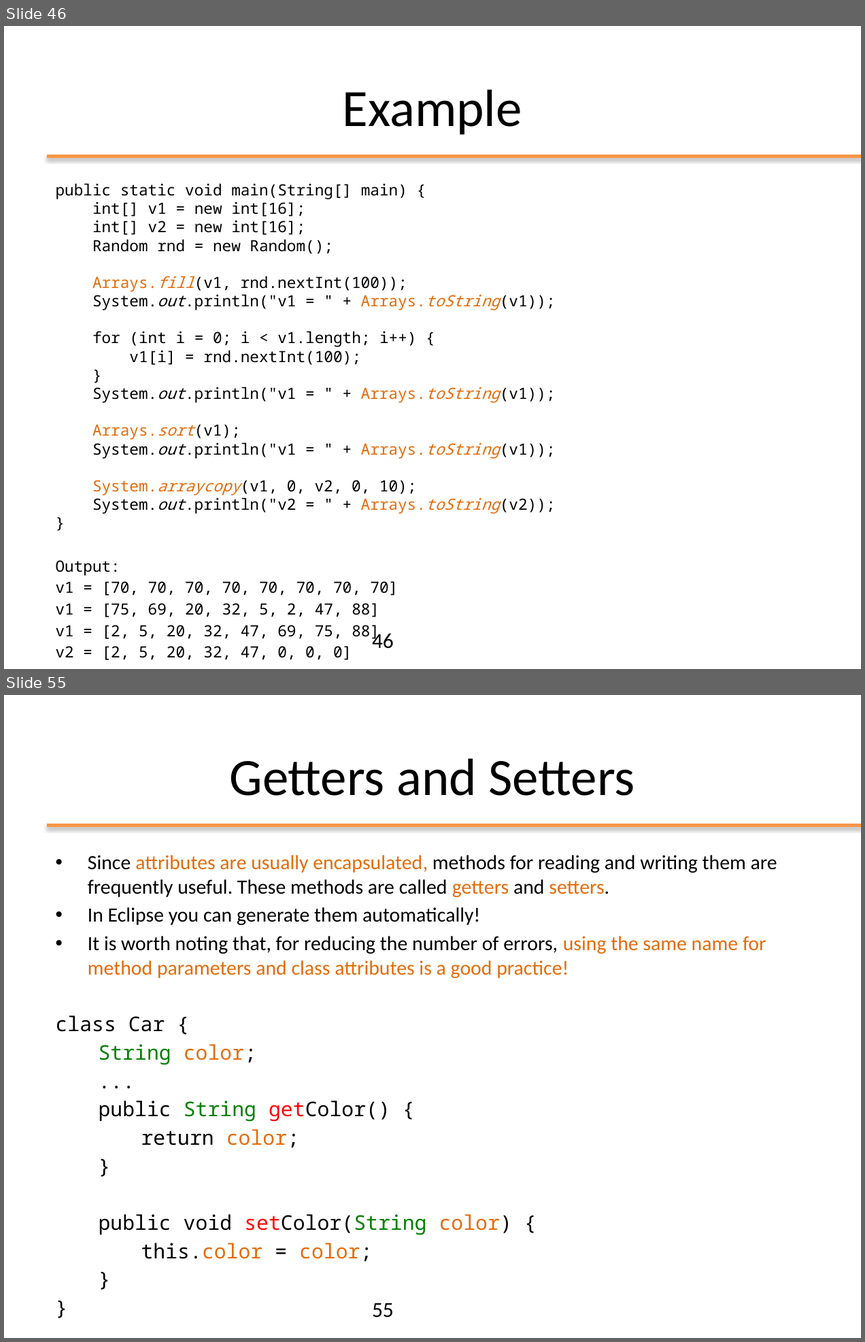
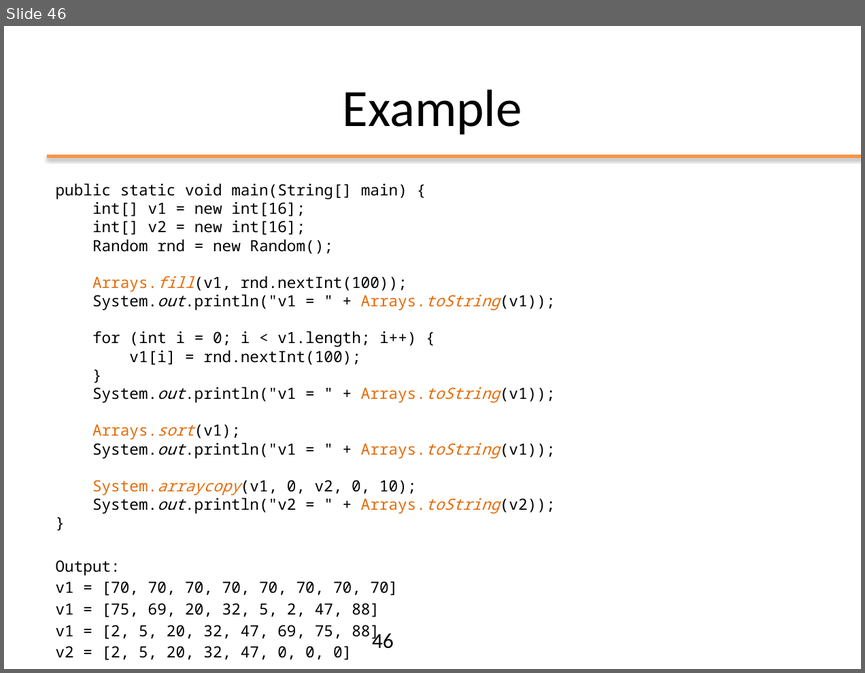
Before and after one commit to nbicocchi/ooprogramming, a slide deck: java/slides/ppt/02 - Java Basics.pptx. Shown one above the other, each under a label of ours: slides 46 and 55 before the commit, slide 46 after it; the slides between them are not shown. The pictures are 865x1342 and 865x673 pixels, drawn with LibreOffice and Linux fonts; fonts in the diff are those of the drawing; background and template pictures are left out. Boxes give left, top, right and bottom in pixels: in the first picture for what was removed or moved away, otherwise in the second. Text is boxed around its words. In the diff, an @@ line names an element or a change of style, - is before the commit and + after.

```diff
--- a/java/slides/ppt/02 - Java Basics.pptx
+++ b/java/slides/ppt/02 - Java Basics.pptx
@@ slide 55 removed at (x1=4, y1=695, x2=861, y2=1338), background #FFFFFF; not listed: 1 template element that a slide beside it also shows @@
@@ title removed at (x1=230, y1=758, x2=634, y2=796) @@
-Getters and Setters
@@ text removed at (x1=56, y1=855, x2=777, y2=1261) @@
-• Since attributes are usually encapsulated, methods for reading and writing them are frequently useful. These methods are called getters and setters.
-• In Eclipse you can generate them automatically!
-• It is worth noting that, for reducing the number of errors, using the same name for method parameters and class attributes is a good practice!
-class Car {
-String color;
-...
-public String getColor() {
-return color;
-}
-public void setColor(String color) {
-this.color = color;
-}
-}
@@ page number removed at (x1=372, y1=1302, x2=394, y2=1317) @@
-55
```
Also in this commit, not shown: 38 other slides removed, 3 other files.
